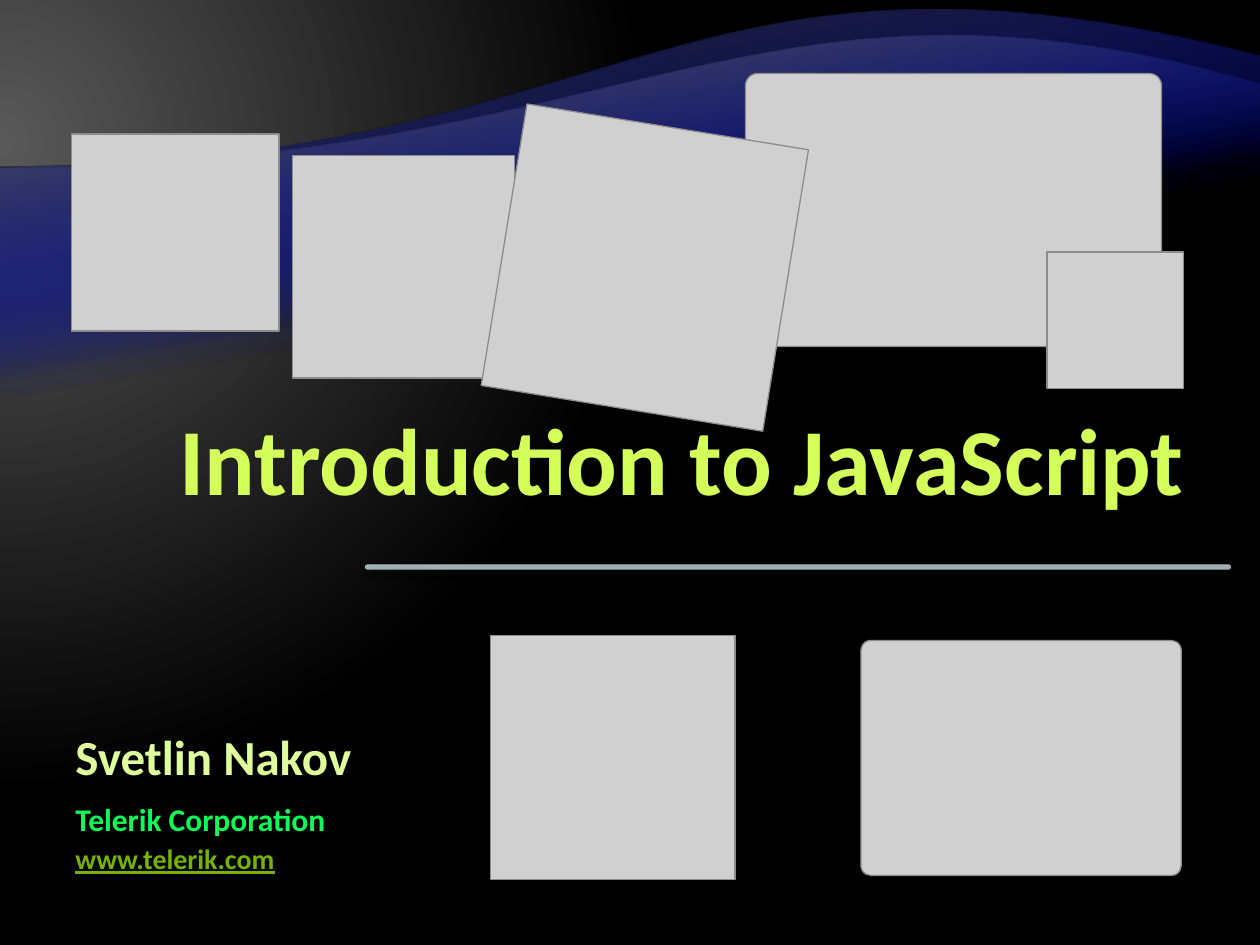
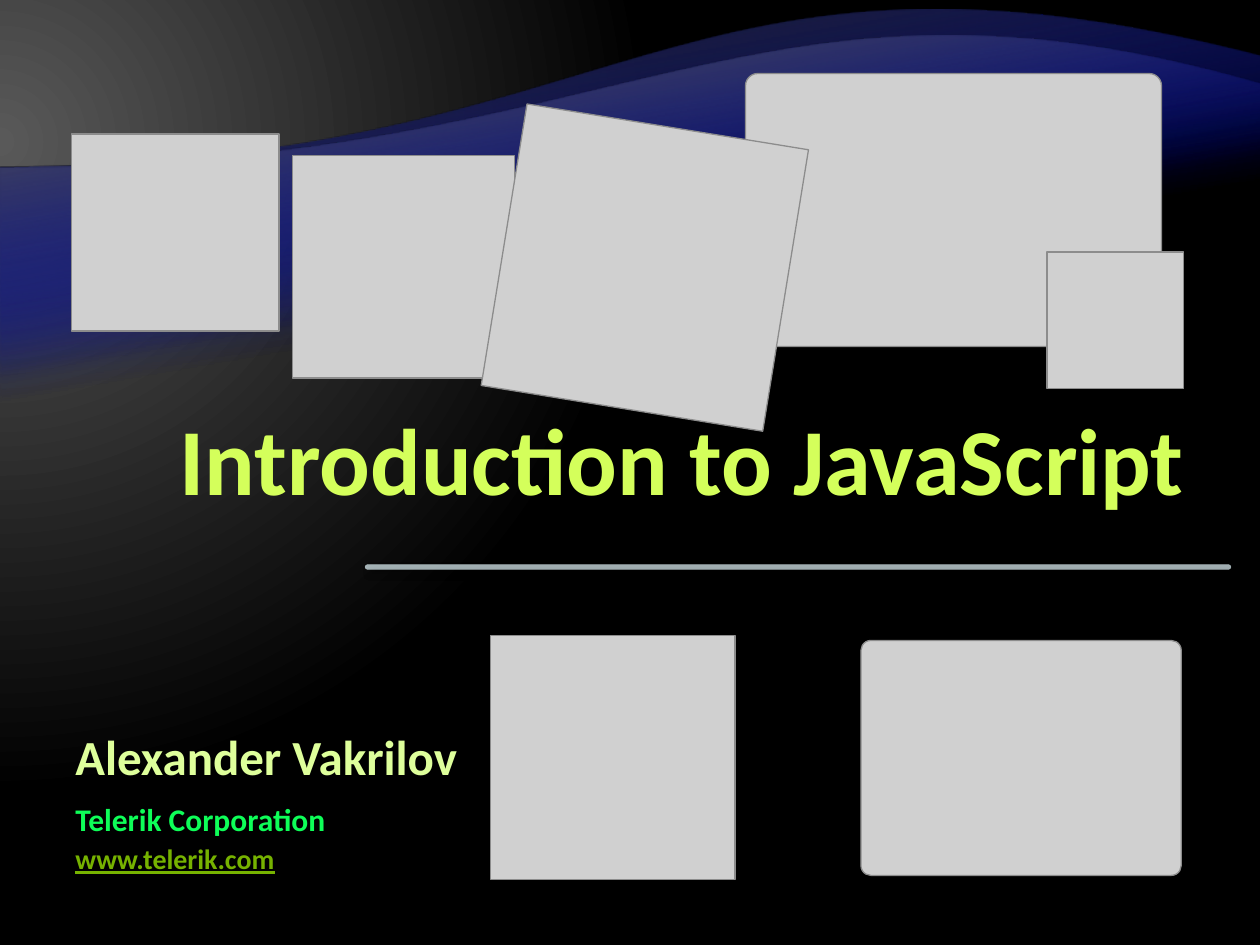
Before and after one commit to Lockheed01/aspnet-mvc-course, a slide deck: slide 1 of Lectures/9. JavaScript/JavaScript-Introduction.pptx. Drawn at 1260x945 pixels with LibreOffice and Linux fonts; fonts in the diff are those of the drawing; grey boxes stand for pictures; background and template pictures are left out. Boxes give left, top, right and bottom in pixels: in the first picture for what was removed or moved away, otherwise in the second. Text is boxed around its words. In the diff, an @@ line names an element or a change of style, - is before the commit and + after.

Commit message:
JavaScript presentation updated by Alexander Vakrilov

```diff
--- a/Lectures/9. JavaScript/JavaScript-Introduction.pptx
+++ b/Lectures/9. JavaScript/JavaScript-Introduction.pptx
@@ text at (x1=75, y1=740, x2=457, y2=776): text changed @@
-Svetlin Nakov
+Alexander Vakrilov
```
Also in this commit, not shown: 4 other slides changed, 2 slides added, 1 slide removed.
